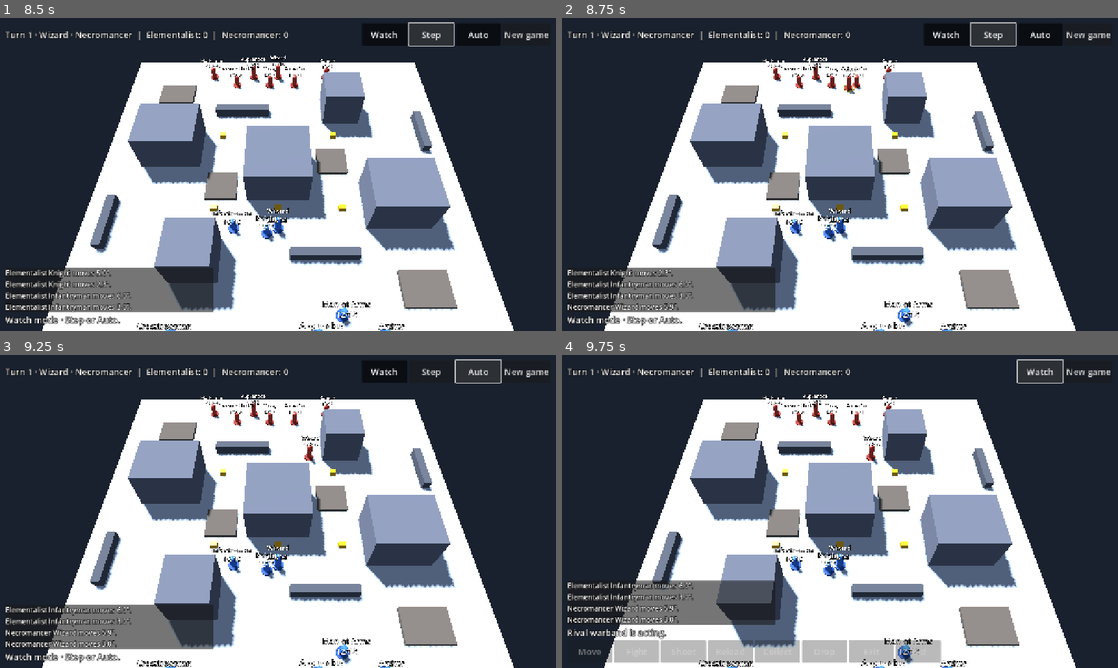
Above: before the commit, frames 1-4 (two rows, left to right).
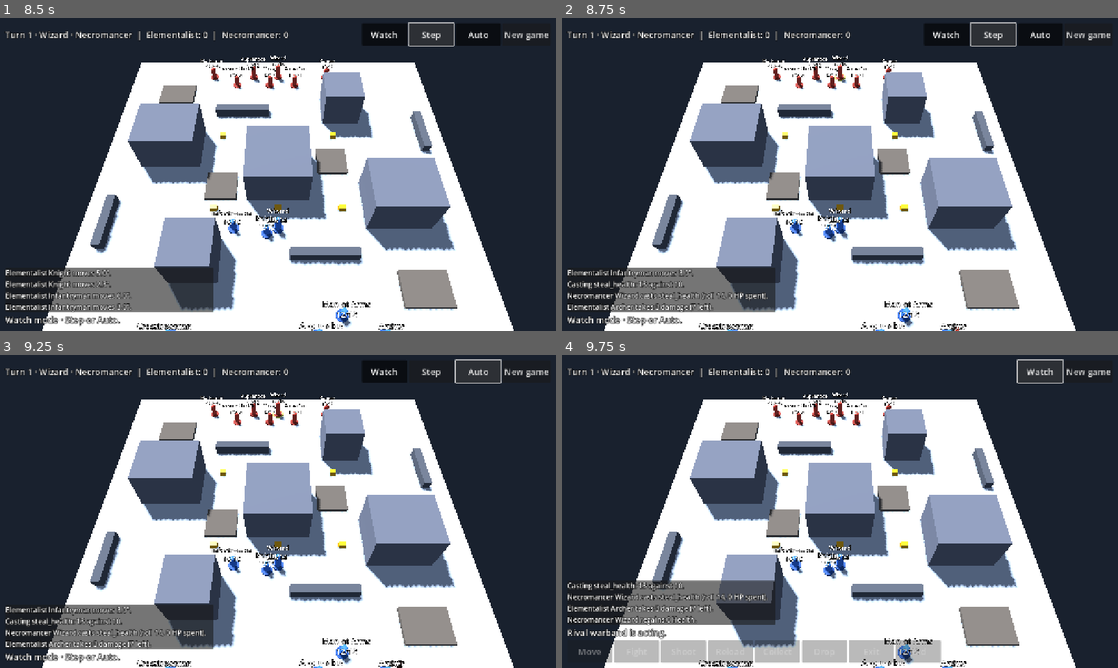
Above: after the commit, the same moments.

Repository: drag0nblad3/Frostgame
Game: Godot game, scene res://scenes/main.tscn
The game is run twice, just before and just after one commit, with the same random seed, the same clock (stepped at 60 frames per second) and the same inputs.
Inputs:
- Up to frame 1 (8.5 s): click "Group" at 0.5 s; click "Cancel group" at 1.25 s; click "New game" at 2 s; click "New game" at 2.75 s; click "Watch" at 3.5 s; click "Watch" at 4.25 s; click "Watch" at 5 s; click "Step" at 5.75 s; click "Auto" at 6.5 s; click "Watch" at 7.25 s; click "Step" at 8 s
- Up to frame 2 (8.75 s): no input
- Up to frame 3 (9.25 s): click "Auto" at 8.75 s
- Up to frame 4 (9.75 s): click "Watch" at 9.5 s

Frame 1 is identical in both runs. In frame 2, 1.5% of the frame differs, in the area x 1-72%, y 12-100%; in frame 3, 1.2%; in frame 4, 1.4%.

Commit message:
Implement live spells, player empowerment, status effects and spellcasting AI

Diff:
--- a/data/scenarios/treasure_skirmish.json
+++ b/data/scenarios/treasure_skirmish.json
@@ -55,7 +55,15 @@
             3
           ]
         }
-      ]
+      ],
+      "spells": {
+        "elemental_bolt": 12,
+        "elemental_shield": 10,
+        "fleet_feet": 12,
+        "strength": 12,
+        "heal": 12,
+        "combat_awareness": 16
+      }
     },
     {
       "name": "Necromancer",
@@ -109,7 +117,15 @@
             33
           ]
         }
-      ]
+      ],
+      "spells": {
+        "bone_dart": 10,
+        "steal_health": 10,
+        "fleet_feet": 12,
+        "glow": 14,
+        "mind_lock": 16,
+        "strength": 14
+      }
     }
   ],
   "treasures": [
--- /dev/null
+++ b/data/spells.json
@@ -0,0 +1,73 @@
+{
+  "elemental_bolt": {
+    "name": "Elemental Bolt",
+    "school": "elementalist",
+    "number": 12,
+    "range": 16,
+    "kind": "shot",
+    "power": 7
+  },
+  "bone_dart": {
+    "name": "Bone Dart",
+    "school": "necromancer",
+    "number": 10,
+    "range": 12,
+    "kind": "shot",
+    "power": 5
+  },
+  "elemental_shield": {
+    "name": "Elemental Shield",
+    "school": "elementalist",
+    "number": 10,
+    "kind": "self"
+  },
+  "heal": {
+    "name": "Heal",
+    "school": "thaumaturge",
+    "number": 8,
+    "range": 6,
+    "kind": "heal"
+  },
+  "shield": {
+    "name": "Shield",
+    "school": "thaumaturge",
+    "number": 10,
+    "kind": "buff"
+  },
+  "fleet_feet": {
+    "name": "Fleet Feet",
+    "school": "chronomancer",
+    "number": 10,
+    "kind": "buff"
+  },
+  "strength": {
+    "name": "Strength",
+    "school": "enchanter",
+    "number": 10,
+    "kind": "buff"
+  },
+  "glow": {
+    "name": "Glow",
+    "school": "illusionist",
+    "number": 10,
+    "kind": "buff"
+  },
+  "mind_lock": {
+    "name": "Mind Lock",
+    "school": "soothsayer",
+    "number": 12,
+    "kind": "buff"
+  },
+  "combat_awareness": {
+    "name": "Combat Awareness",
+    "school": "soothsayer",
+    "number": 12,
+    "kind": "touch"
+  },
+  "steal_health": {
+    "name": "Steal Health",
+    "school": "necromancer",
+    "number": 10,
+    "kind": "resist"
+  }
+}
--- a/src/core/ai/bot.gd
+++ b/src/core/ai/bot.gd
@@ -12,7 +12,7 @@
 		return false
 	if f.side < 0:
 		CreatureBot.play(c, f)
-	elif not TreasureBot.play(c, f):
+	elif not MagicBot.play(c, f) and not TreasureBot.play(c, f):
 		if f.ranged != null:
 			_play_shooter(c, f)
 		else:
--- /dev/null
+++ b/src/core/ai/magic_bot.gd
@@ -0,0 +1,18 @@
+class_name MagicBot
+extends RefCounted
+## Initial spellcaster AI: heal allies or attempt a damaging spell.
+
+static func play(c: GameController, f: Figure) -> bool:
+	if f.def.role not in ["wizard", "apprentice"]:
+		return false
+	for id in ["heal", "elemental_bolt", "bone_dart", "steal_health"]:
+		for t in c.state.figures:
+			if (id == "heal" and (t.side != f.side or t.def.health - t.health < 3)) or (id != "heal" and t.side == f.side):
+				continue
+			if not c.start_cast(id, t.id):
+				continue
+			var p := c.state.pending_cast
+			var needed := maxi(0, int(p["tn"]) - int(p["total"]))
+			c.finish_cast(needed if needed <= mini(2, c.cast_max_empowerment()) and needed < f.health else 0)
+			return true
+	return false
--- a/src/core/explain/explainer.gd
+++ b/src/core/explain/explainer.gd
@@ -49,6 +49,14 @@
 			return "Treasure %d is lost." % (d["treasure"] + 1)
 		"exit":
 			return "%s leaves the table safely." % name_of(s, d["id"])
+		"cast_roll":
+			return "Casting %s: %d against %d." % [d["id"], d["total"], d["tn"]]
+		"cast_result":
+			return "%s %s %s (roll %d, %d HP spent)." % [name_of(s, d["id"]), "casts" if d["success"] else "fails", d["spell"], d["roll"], d["spent"]]
+		"heal":
+			return "%s regains %d Health." % [name_of(s, d["id"]), d["amount"]]
+		"shield_absorb":
+			return "%s's shield absorbs %d." % [name_of(s, d["id"]), d["amount"]]
 		"creature_spawn":
 			return "%s enters the ruins." % name_of(s, d["id"])
 		"push_back":
--- a/src/core/figures/figure.gd
+++ b/src/core/figures/figure.gd
@@ -14,6 +14,8 @@
 var exited := false
 var treasure_id := -1
 var disengaged := {}
+var spell_effects := {}
+var elemental_shield := 0
 ## Turn bookkeeping, reset by the controller each turn.
 var activated := false
 var actions_left := 0
@@ -49,4 +51,16 @@
 
 
 func effective_fight() -> int:
-	return def.fight - (1 if treasure_id >= 0 and def.treasure_encumbered() else 0)
+	return def.fight - (1 if treasure_id >= 0 and def.treasure_encumbered() else 0) + (2 if spell_effects.has("strength") else 0) + (1 if spell_effects.has("combat_awareness") else 0)
+
+
+func effective_armour() -> int:
+	return mini(def.armour + (2 if spell_effects.has("shield") else 0) + (1 if spell_effects.has("combat_awareness") else 0), maxi(def.armour, 14))
+
+
+func effective_move() -> int:
+	return def.move + (2 if spell_effects.has("fleet_feet") else 0)
+
+
+func effective_will() -> int:
+	return def.will + (2 if spell_effects.has("mind_lock") else 0)
--- a/src/core/rules/combat/melee.gd
+++ b/src/core/rules/combat/melee.gd
@@ -37,8 +37,8 @@
 	var ac := critical_hits and ar == 20
 	var bc := critical_hits and br == 20
 	if ac or (not bc and at >= bt):
-		out["b_dmg"] = Damage.amount(at, a.melee.damage_mod + b.melee.enemy_damage_mod, b.def.armour, ar, critical_hits)
+		out["b_dmg"] = Damage.amount(at, a.melee.damage_mod + b.melee.enemy_damage_mod, b.effective_armour(), ar, critical_hits)
 	if bc or (not ac and bt >= at):
-		out["a_dmg"] = Damage.amount(bt, b.melee.damage_mod + a.melee.enemy_damage_mod, a.def.armour, br, critical_hits)
+		out["a_dmg"] = Damage.amount(bt, b.melee.damage_mod + a.melee.enemy_damage_mod, a.effective_armour(), br, critical_hits)
 	out["winner"] = a.id if (ac and not bc) or (not ac and not bc and at > bt) else (b.id if (bc and not ac) or (not ac and not bc and bt > at) else -1)
 	return out
--- a/src/core/rules/combat/shooting.gd
+++ b/src/core/rules/combat/shooting.gd
@@ -58,11 +58,13 @@
 	var mod := target_mod(los) + (1 if shooter.moves_taken > 0 else 0)
 	if target.def.traits.has("large"):
 		mod -= 2
+	if target.spell_effects.has("glow"):
+		mod -= 3
 	var sr := dice.d20()
 	var tr := dice.d20()
 	var st := sr + mini(shooter.def.shoot, 10)
 	var tt := tr + mini(target.effective_fight() + mod, 10)
 	var dmg := 0
 	if (not critical_hits and st > tt) or (critical_hits and tr != 20 and (sr == 20 or st > tt)):
-		dmg = Damage.amount(st, shooter.ranged.damage_mod, target.def.armour, sr, critical_hits)
+		dmg = Damage.amount(st, shooter.ranged.damage_mod, target.effective_armour(), sr, critical_hits)
 	return {"s_roll": sr, "t_roll": tr, "s_total": st, "t_total": tt, "mod": mod, "dmg": dmg}
--- a/src/core/rules/movement/move_rules.gd
+++ b/src/core/rules/movement/move_rules.gd
@@ -7,7 +7,7 @@
 ## activation is at half Move.
 ## TODO(rules): confirm the half-Move second action and rounding in 2e.
 static func allowance(f: Figure) -> float:
-	var speed := float(f.def.move)
+	var speed := float(f.effective_move())
 	if f.treasure_id >= 0:
 		speed *= 0.5
 	return speed if f.moves_taken == 0 else speed * 0.5
--- a/src/core/state/game_controller.gd
+++ b/src/core/state/game_controller.gd
@@ -12,6 +12,7 @@
 var _loot: TreasureActions
 var _displacement: CombatDisplacement
 var _encounters: EncounterActions
+var _magic: SpellActions
 
 
 func _init(s: GameState, d: Dice) -> void:
@@ -21,6 +22,7 @@
 	_loot = TreasureActions.new(self)
 	_displacement = CombatDisplacement.new(self)
 	_encounters = EncounterActions.new(self)
+	_magic = SpellActions.new(self)
 
 
 func emit(type: String, data: Dictionary = {}) -> void:
@@ -59,7 +61,7 @@
 
 func can_move() -> bool:
 	var f := state.active()
-	return f != null and f.in_play() and f.actions_left > 0 and MoveRules.can_move(f, state.figures)
+	return state.pending_cast.is_empty() and f != null and f.in_play() and f.actions_left > 0 and MoveRules.can_move(f, state.figures)
 
 
 ## Where the active figure could go with its next movement action.
@@ -92,7 +94,7 @@
 ## One non-move action (fight, shoot, reload) per activation.
 func can_act() -> bool:
 	var f := state.active()
-	return f != null and f.in_play() and f.actions_left > 0 and not f.acted and not state.group.movement_pass()
+	return state.pending_cast.is_empty() and f != null and f.in_play() and f.actions_left > 0 and not f.acted and not state.group.movement_pass()
 
 
 func can_fight(target_id: int) -> bool:
@@ -144,7 +146,7 @@
 ## Reload may replace the movement action (p. 34); never while engaged.
 func can_reload() -> bool:
 	var f := state.active()
-	return not state.group.movement_pass() and f != null and f.in_play() and f.actions_left > 0 and f.ranged != null and f.ranged.needs_reload and not f.loaded and not Contact.in_combat(state.figures, f) and (f.moves_taken == 0 or can_act())
+	return state.pending_cast.is_empty() and not state.group.movement_pass() and f != null and f.in_play() and f.actions_left > 0 and f.ranged != null and f.ranged.needs_reload and not f.loaded and not Contact.in_combat(state.figures, f) and (f.moves_taken == 0 or can_act())
 
 
 func reload() -> bool:
@@ -161,6 +163,8 @@
 
 
 func end_activation() -> void:
+	if not state.pending_cast.is_empty():
+		return
 	_displacement.clear()
 	var f := state.active()
 	if f == null:
@@ -187,9 +191,16 @@
 	f.acted = true
 
 
-func _hurt(f: Figure, dmg: int, by: Figure) -> void:
+func _hurt(f: Figure, dmg: int, by: Figure, combat: bool = true) -> void:
 	if dmg <= 0 or not f.in_play():
 		return
+	if combat and f.elemental_shield > 0:
+		var absorbed := mini(dmg, f.elemental_shield)
+		f.elemental_shield -= absorbed
+		dmg -= absorbed
+		emit("shield_absorb", {"id": f.id, "amount": absorbed})
+		if dmg == 0:
+			return
 	var out := Damage.apply(f, dmg)
 	emit("damage", {"id": f.id, "by": by.id, "amount": dmg, "health": f.health})
 	if out:
@@ -260,3 +271,19 @@
 	_displacement.clear()
 	emit("stay_in_combat")
 	return true
+
+
+func can_cast(spell: String, target: int) -> bool:
+	return _magic.can_cast(spell, target)
+
+
+func start_cast(spell: String, target: int) -> bool:
+	return _magic.start(spell, target)
+
+
+func finish_cast(health: int) -> bool:
+	return _magic.finish(health)
+
+
+func cast_max_empowerment() -> int:
+	return _magic.max_empowerment()
--- a/src/core/state/game_state.gd
+++ b/src/core/state/game_state.gd
@@ -16,6 +16,9 @@
 var forced_combat := false
 var random_encounters := false
 var creature_db: FigureDb
+var spellbooks := {}
+var spell_catalog := {}
+var pending_cast := {}
 ## Sides in initiative order this turn, and whose go it is within the phase.
 var order: Array[int] = []
 var order_index := 0
--- a/src/core/state/scenario_loader.gd
+++ b/src/core/state/scenario_loader.gd
@@ -16,11 +16,13 @@
 	s.random_encounters = d.get("random_encounters", false)
 	s.forced_combat = d.get("forced_combat", false)
 	s.creature_db = figures
+	s.spell_catalog = JsonFile.read("res://data/spells.json")
 	var next_id := 1
 	var warbands: Array = d.get("warbands", [])
 	for side in warbands.size():
 		var wb: Dictionary = warbands[side]
 		s.side_names.append(wb.get("name", "Warband %d" % (side + 1)))
+		s.spellbooks[side] = wb.get("spells", {})
 		for entry: Dictionary in wb.get("figures", []):
 			var at: Array = entry["at"]
 			var def := figures.get_def(entry["type"])
--- /dev/null
+++ b/src/core/state/spell_actions.gd
@@ -0,0 +1,117 @@
+class_name SpellActions
+extends RefCounted
+## Two-stage spellcasting: announce target, roll, choose Health, then resolve.
+
+var c: GameController
+
+
+func _init(controller: GameController) -> void:
+	c = controller
+
+
+func can_cast(id: String, target_id: int) -> bool:
+	var s := c.state
+	var f := s.active()
+	var t := s.figure(target_id)
+	if not c.can_act() or f == null or t == null or not t.in_play():
+		return false
+	if f.def.role not in ["wizard", "apprentice"] or Contact.in_combat(s.figures, f):
+		return false
+	if not s.spellbooks.get(f.side, {}).has(id) or not s.spell_catalog.has(id):
+		return false
+	var spell: Dictionary = s.spell_catalog[id]
+	var kind: String = spell["kind"]
+	if kind == "self":
+		return t == f and f.elemental_shield == 0
+	if kind == "touch" and t != f and not Contact.touching(f.pos, t.pos):
+		return false
+	if not LineOfSight.check(s.board, f.pos, t.pos).clear and t != f:
+		return false
+	if spell.has("range") and Shooting.distance(f, t) > float(spell["range"]):
+		return false
+	if kind == "shot":
+		return t != f and not Contact.in_combat(s.figures, t)
+	if kind in ["heal", "resist"] and (t.def.traits.has("undead") or t.def.traits.has("construct")):
+		return false
+	if kind == "resist":
+		return t.side != f.side
+	if kind == "heal":
+		return t.health < t.def.health
+	return not t.spell_effects.has(id)
+
+
+func start(id: String, target_id: int) -> bool:
+	if not can_cast(id, target_id):
+		return false
+	var f := c.state.active()
+	var raw := c.dice.d20()
+	var total := CastingRoll.modified(raw, 0, f.def.role == "apprentice")
+	var tn := int(c.state.spellbooks[f.side][id])
+	c._spend(f)
+	c.state.pending_cast = {"id": id, "caster": f.id, "target": target_id, "raw": raw, "total": total, "tn": tn}
+	c.emit("cast_roll", c.state.pending_cast.duplicate())
+	return true
+
+
+func max_empowerment() -> int:
+	var p := c.state.pending_cast
+	if p.is_empty():
+		return 0
+	return CastingRoll.max_empowerment(p["total"], c.state.figure(p["caster"]).health)
+
+
+func finish(health: int) -> bool:
+	var s := c.state
+	var p := s.pending_cast
+	if p.is_empty() or health < 0 or health > max_empowerment():
+		return false
+	var f := s.figure(p["caster"])
+	var t := s.figure(p["target"])
+	var id: String = p["id"]
+	var result := CastingRoll.resolve(p["total"], p["tn"], health, f.health)
+	s.pending_cast = {}
+	c._hurt(f, int(result["health_spent"]) + int(result["failure_damage"]), f, false)
+	c.emit("cast_result", {"id": f.id, "spell": id, "target": t.id, "success": result["success"], "roll": result["roll"], "spent": health})
+	if not result["success"] or not t.in_play():
+		return true
+	match id:
+		"heal":
+			_heal(t, 5)
+		"elemental_shield":
+			t.elemental_shield = 3
+		"elemental_bolt", "bone_dart":
+			_shot(f, t, int(s.spell_catalog[id]["power"]))
+		"steal_health":
+			if not StatRoll.succeeds(c.dice.d20(), t.effective_will(), result["roll"]):
+				c._hurt(t, 3, f, false)
+				if f.in_play():
+					_heal(f, 3)
+		_:
+			t.spell_effects[id] = true
+	c.emit("spell_effect", {"id": t.id, "spell": id})
+	return true
+
+
+func _heal(t: Figure, amount: int) -> void:
+	var old := t.health
+	t.health = mini(t.def.health, t.health + amount)
+	c.emit("heal", {"id": t.id, "amount": t.health - old})
+
+
+func _shot(f: Figure, t: Figure, power: int) -> void:
+	var s := c.state
+	var mod := Shooting.target_mod(LineOfSight.check(s.board, f.pos, t.pos))
+	if t.def.traits.has("large"):
+		mod -= 2
+	if t.spell_effects.has("glow"):
+		mod -= 3
+	var ar := c.dice.d20()
+	var dr := c.dice.d20()
+	var a := ar + power
+	var d := dr + mini(t.effective_fight() + mod, 10)
+	var won := a > d
+	if s.critical_hits:
+		won = dr != 20 and (ar == 20 or won)
+	var dmg := Damage.amount(a, 0, t.effective_armour(), ar, s.critical_hits) if won else 0
+	c.emit("spell_shot", {"id": f.id, "target": t.id, "attack": a, "defence": d})
+	c._hurt(t, dmg, f)
--- a/src/view/battle/battle_input.gd
+++ b/src/view/battle/battle_input.gd
@@ -14,6 +14,9 @@
 var nodes: Array[Vector2i] = []
 var drops: Array[Vector2] = []
 var group_selection: Array[int] = []
+var cast_options: Array[String] = []
+var selected_spell := ""
+var empower := 0
 
 
 func _init(controller: GameController, command_bar: BattleHud, cam: Camera3D, overlay: BattleMarkers) -> void:
@@ -38,6 +41,12 @@
 		if c.can_finish_early_phase():
 			available.append("pass_phase")
 		mode = "select"
+		preview()
+		return
+	if not c.state.pending_cast.is_empty():
+		empower = 0
+		mode = "empower"
+		_empower_buttons()
 		preview()
 		return
 	if c.state.push_winner >= 0 and c.state.figure(c.state.push_winner).side == f.side:
@@ -65,6 +74,14 @@
 		if c.can_pick_up(token.id):
 			available.append("collect")
 			break
+	cast_options.clear()
+	for id: String in c.state.spellbooks.get(f.side, {}):
+		for t in c.state.figures:
+			if c.can_cast(id, t.id):
+				cast_options.append(id)
+				break
+	if not cast_options.is_empty():
+		available.append("cast")
 	if c.can_reload():
 		available.append("reload")
 	drops.clear()
@@ -91,6 +108,17 @@
 	var hint := "Tap a highlighted figure to activate."
 	var f := c.state.active()
 	match mode:
+		"spell_menu":
+			hint = "Choose a spell."
+		"spell_target":
+			for t in c.state.figures:
+				if c.can_cast(selected_spell, t.id):
+					targets.append(t)
+			radius = 0.65
+			hint = "Choose a target for %s." % c.state.spell_catalog[selected_spell]["name"]
+		"empower":
+			var p := c.state.pending_cast
+			hint = "%s: rolled %d (modified %d), needs %d. Spend %d HP → %d. Confirm to resolve." % [c.state.spell_catalog[p["id"]]["name"], p["raw"], p["total"], p["tn"], empower, int(p["total"]) + empower]
 		"push":
 			hint = "Won the fight. Stay engaged, move back, or push the opponent."
 		"group_select":
@@ -150,7 +178,31 @@
 func action(key: String) -> bool:
 	if not available.has(key):
 		return false
+	if key.begins_with("spell_") and key != "spell_cancel":
+		selected_spell = key.trim_prefix("spell_")
+		mode = "spell_target"
+		available.assign(["spell_cancel"])
+		preview()
+		return false
 	match key:
+		"cast":
+			available.assign(["spell_cancel"])
+			for id in cast_options:
+				available.append("spell_" + id)
+			mode = "spell_menu"
+			preview()
+			return false
+		"spell_cancel":
+			mode = ""
+			refresh()
+			return false
+		"empower_plus", "empower_minus":
+			empower = clampi(empower + (1 if key == "empower_plus" else -1), 0, c.cast_max_empowerment())
+			_empower_buttons()
+			preview()
+			return false
+		"cast_confirm":
+			return c.finish_cast(empower)
 		"stay":
 			return c.stay_in_combat()
 		"push_self":
@@ -187,11 +239,13 @@
 
 
 func tap(screen: Vector2) -> bool:
-	if mode in ["select", "fight", "shoot", "group_select"]:
+	if mode in ["select", "fight", "shoot", "group_select", "spell_target"]:
 		var id := _figure_at(screen)
 		if id < 0:
 			return false
 		match mode:
+			"spell_target":
+				return c.start_cast(selected_spell, id)
 			"group_select":
 				if id == int(c.state.early.leaders[c.state.current_side()]):
 					return false
@@ -242,3 +296,11 @@
 	available.assign(["group_cancel"])
 	if group_selection.size() >= 2:
 		available.append("group_begin")
+
+
+func _empower_buttons() -> void:
+	available.assign(["cast_confirm"])
+	if empower < c.cast_max_empowerment():
+		available.append("empower_plus")
+	if empower > 0:
+		available.append("empower_minus")
--- a/src/view/battle/event_player.gd
+++ b/src/view/battle/event_player.gd
@@ -45,7 +45,9 @@
 			views[f.id] = v
 		"move", "push_back", "force_combat":
 			_animate_move(_view(d["id"]), d["path"])
-		"shoot":
+		"heal":
+			_view(d["id"]).refresh(state.figure(d["id"]))
+		"shoot", "spell_shot":
 			_animate_shot(_view(d["id"]), _view(d["target"]))
 		"fight":
 			_animate_lunge(_view(d["id"]), _view(d["target"]))
--- a/src/view/hud/battle_hud.gd
+++ b/src/view/hud/battle_hud.gd
@@ -9,7 +9,7 @@
 signal action_pressed(action: String)
 
 const LOG_LINES := 4
-const ACTIONS := {"move": "Move", "fight": "Fight", "shoot": …(237 unchanged characters)…  "Move back", "push_enemy": "Push enemy"}
+const ACTIONS := {"move": "Move", "fight": "Fight", "shoot": …(237 unchanged characters)…  "Move back", "push_enemy": "Push enemy", "cast": "Cast", "spell_cancel": "Cancel spell", "empower_plus": "+1 HP", "empower_minus": "−1 HP", "cast_confirm": "Resolve", "spell_elemental_bolt": "Elemental Bolt", "spell_bone_dart": "Bone Dart", "spell_elemental_shield": "Elemental Shield", "spell_heal": "Heal", "spell_shield": "Shield", "spell_fleet_feet": "Fleet Feet", "spell_strength": "Strength", "spell_glow": "Glow", "spell_mind_lock": "Mind Lock", "spell_combat_awareness": "Combat Awareness", "spell_steal_health": "Steal Health"}
 
 var _status: Label
 var _hint: Label
@@ -101,7 +101,7 @@
 	for key: String in _buttons:
 		var b: Button = _buttons[key]
 		b.disabled = not available.has(key)
-		if key in ["pass_phase", "group", "group_begin", "group_cancel", "stay", "push_self", "push_enemy"]:
+		if key not in ["move", "fight", "shoot", "reload", "collect", "drop", "exit", "end"]:
 			b.visible = available.has(key)
 		b.set_pressed_no_signal(key == mode and b.toggle_mode)
 
--- /dev/null
+++ b/tests/unit/test_live_magic.gd
@@ -0,0 +1,42 @@
+extends TestCase
+
+
+func _game(rolls: Array, role: String = "wizard") -> GameController:
+	var c := make_game(make_board(), [fig(role, 0, Vector2(10, 10)), fig("thug", 0, Vector2(12, 10)), fig("thug", 1, Vector2(20, 10))], LoadedDice.new(rolls))
+	c.state.spell_catalog = JsonFile.read("res://data/spells.json")
+	c.state.spellbooks[0] = {"heal": 8, "strength": 10, "elemental_bolt": 12, "elemental_shield": 10}
+	c.state.active_id = 1
+	c.state.active().actions_left = 2
+	return c
+
+
+func test_empower_heal() -> void:
+	var c := _game([6])
+	c.state.figure(2).health = 4
+	check(c.start_cast("heal", 2))
+	check(not c.can_move())
+	check(c.finish_cast(2))
+	check_eq(c.state.figure(1).health, 12)
+	check_eq(c.state.figure(2).health, 9)
+	check(not c.can_cast("strength", 2))
+
+
+func test_failure_damage() -> void:
+	var c := _game([3], "apprentice")
+	check(c.start_cast("strength", 2))
+	check(c.finish_cast(0))
+	check_eq(c.state.figure(1).health, 11)
+	check(not c.state.figure(2).spell_effects.has("strength"))
+
+
+func test_buff_and_shield() -> void:
+	var c := _game([14, 14])
+	check(c.start_cast("strength", 2))
+	check(c.finish_cast(0))
+	check_eq(c.state.figure(2).effective_fight(), 4)
+	c.state.active().acted = false
+	check(c.start_cast("elemental_shield", 1))
+	check(c.finish_cast(0))
+	c._hurt(c.state.figure(1), 5, c.state.figure(3))
+	check_eq(c.state.figure(1).health, 12)
+	check_eq(c.state.figure(1).elemental_shield, 0)
Not shown, changed: docs/rules-coverage.md
